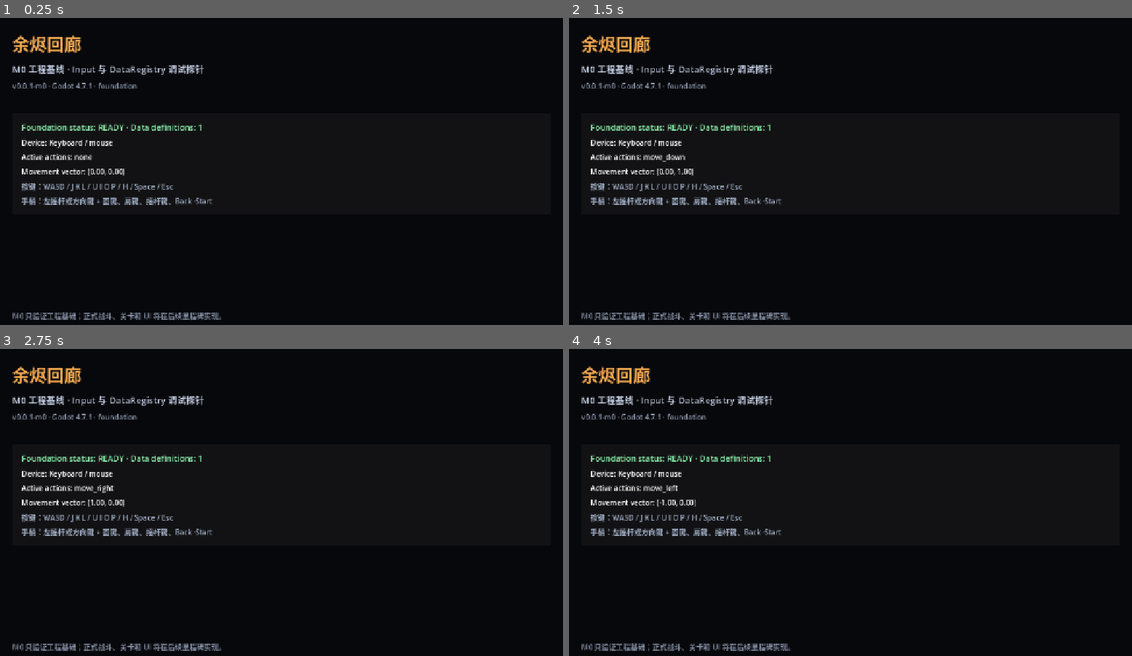
Above: before the commit, frames 1-4 (two rows, left to right).
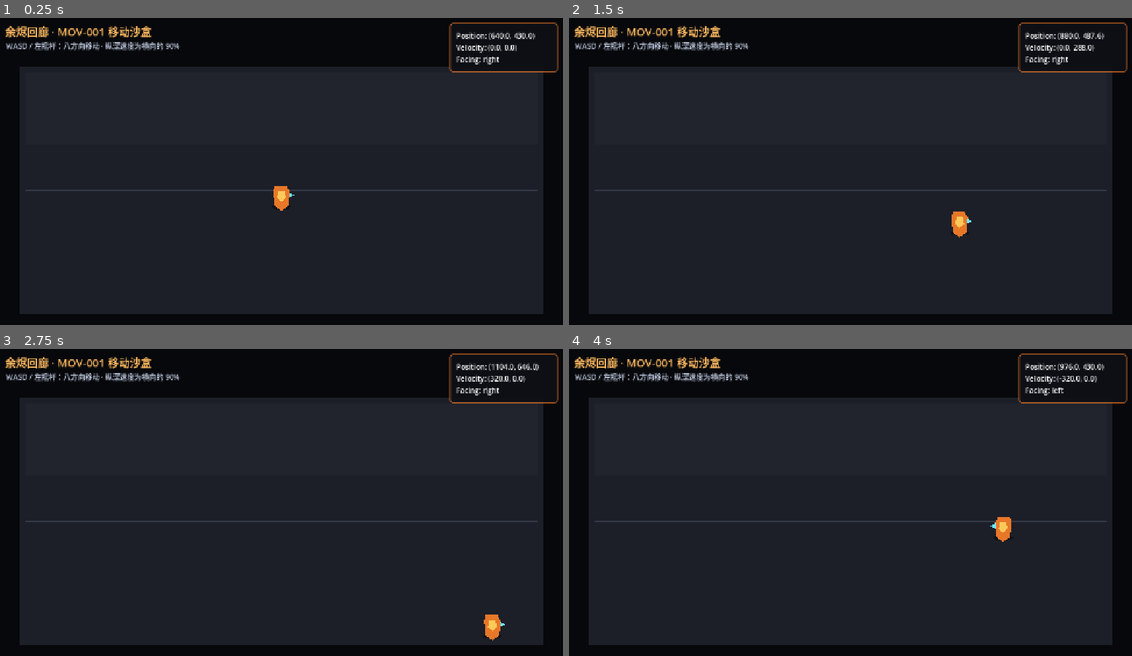
Above: after the commit, the same moments.

Repository: Enma-Aix/ember-corridor
Game: Godot game, scene res://scenes/tests/movement_sandbox.tscn
Two runs of this game, one before a commit and one after it. Both use one fixed random seed, a clock stepped at 60 frames per second and the inputs below. Before the commit the project starts from res://scenes/boot/boot.tscn.
Inputs (mouse positions are in pixels of both pictures, inside the frame that each line leads up to):
- Up to frame 1 (0.25 s): no input
- Up to frame 2 (1.5 s): tap Enter at 0.5 s; move the mouse to (979, 159) at 0.52 s; hold D (move_right) 0.53-1.28 s; tap J (attack) at 0.6 s; click (979, 159) at 0.67 s; tap K (jump) at 0.77 s; move the mouse to (732, 192) at 1.27 s; hold S (move_down) from 1.28 s (still down); tap L (dodge) at 1.35 s; click (732, 192) at 1.42 s
- Up to frame 3 (2.75 s): tap K (jump) at 1.52 s; move the mouse to (337, 434) at 2.02 s; release S (move_down) at 2.03 s; hold D (move_right) from 2.03 s (still down); tap Space (interact) at 2.1 s; click (337, 434) at 2.17 s
- Up to frame 4 (4 s): move the mouse to (822, 573) at 2.77 s; release D (move_right) at 2.78 s; hold W (move_up) 2.78-3.53 s; tap H (ultimate) at 2.85 s; click (822, 573) at 2.92 s; tap K (jump) at 3.02, 3.77 s; move the mouse to (1025, 554) at 3.52 s; hold A (move_left) from 3.53 s (still down); tap J (attack) at 3.6 s; click (1025, 554) at 3.67 s

The runs differ from the first frame. In frame 1, 57% of the frame differs, in the area x 0-100%, y 1-99%; in frame 2, 57%; in frame 3, 57%; in frame 4, 57%.

Commit message:
feat(MOV-001): add ground movement and facing

Diff:
--- a/project.godot
+++ b/project.godot
@@ -5,7 +5,7 @@
 [application]
 
 config/name="Ember Corridor"
-run/main_scene="res://scenes/boot/boot.tscn"
+run/main_scene="res://scenes/tests/movement_sandbox.tscn"
 config/features=PackedStringArray("4.7", "GL Compatibility")
 
 [autoload]
--- /dev/null
+++ b/scenes/actors/player.tscn
@@ -0,0 +1,38 @@
+[gd_scene load_steps=3 format=3]
+
+[ext_resource type="Script" path="res://scripts/actors/ground_movement_controller.gd" id="1_movement"]
+
+[sub_resource type="RectangleShape2D" id="RectangleShape2D_ground"]
+size = Vector2(32, 18)
+
+[node name="PlayerRoot" type="CharacterBody2D"]
+collision_layer = 2
+collision_mask = 1
+motion_mode = 1
+script = ExtResource("1_movement")
+
+[node name="GroundCollider" type="CollisionShape2D" parent="."]
+position = Vector2(0, -9)
+shape = SubResource("RectangleShape2D_ground")
+
+[node name="Shadow" type="Polygon2D" parent="."]
+position = Vector2(0, -2)
+polygon = PackedVector2Array(-22, 0, -15, -5, 15, -5, 22, 0, 15, 5, -15, 5)
+color = Color(0.02, 0.025, 0.035, 0.55)
+
+[node name="VisualRoot" type="Node2D" parent="."]
+unique_name_in_owner = true
+position = Vector2(0, -18)
+
+[node name="Body" type="Polygon2D" parent="VisualRoot"]
+polygon = PackedVector2Array(-15, -30, 11, -30, 18, -18, 15, 15, 0, 25, -15, 15, -18, -18)
+color = Color(0.91, 0.47, 0.16, 1)
+
+[node name="Core" type="Polygon2D" parent="VisualRoot"]
+polygon = PackedVector2Array(-7, -19, 7, -19, 10, -4, 0, 5, -10, -4)
+color = Color(1, 0.79, 0.35, 1)
+
+[node name="FacingMarker" type="Polygon2D" parent="VisualRoot"]
+position = Vector2(19, -10)
+polygon = PackedVector2Array(-2, -6, 10, 0, -2, 6)
+color = Color(0.45, 0.9, 1, 1)
--- /dev/null
+++ b/scenes/tests/movement_sandbox.tscn
@@ -0,0 +1,113 @@
+[gd_scene load_steps=7 format=3]
+
+[ext_resource type="Script" path="res://scripts/actors/movement_sandbox.gd" id="1_sandbox"]
+[ext_resource type="PackedScene" path="res://scenes/actors/player.tscn" id="2_player"]
+
+[sub_resource type="RectangleShape2D" id="RectangleShape2D_horizontal"]
+size = Vector2(1152, 24)
+
+[sub_resource type="RectangleShape2D" id="RectangleShape2D_vertical"]
+size = Vector2(24, 544)
+
+[sub_resource type="StyleBoxFlat" id="StyleBoxFlat_panel"]
+bg_color = Color(0.055, 0.063, 0.085, 0.92)
+border_width_left = 2
+border_width_top = 2
+border_width_right = 2
+border_width_bottom = 2
+border_color = Color(0.91, 0.47, 0.16, 0.8)
+corner_radius_top_left = 6
+corner_radius_top_right = 6
+corner_radius_bottom_right = 6
+corner_radius_bottom_left = 6
+
+[sub_resource type="LabelSettings" id="LabelSettings_title"]
+font_size = 24
+font_color = Color(0.98, 0.72, 0.37, 1)
+
+[node name="MovementSandbox" type="Node2D"]
+script = ExtResource("1_sandbox")
+
+[node name="Background" type="ColorRect" parent="."]
+offset_right = 1280.0
+offset_bottom = 720.0
+mouse_filter = 2
+color = Color(0.027, 0.031, 0.043, 1)
+
+[node name="Arena" type="Polygon2D" parent="."]
+polygon = PackedVector2Array(64, 120, 1216, 120, 1216, 664, 64, 664)
+color = Color(0.11, 0.125, 0.16, 1)
+
+[node name="DepthBandBack" type="Polygon2D" parent="."]
+polygon = PackedVector2Array(76, 132, 1204, 132, 1204, 292, 76, 292)
+color = Color(0.13, 0.145, 0.18, 1)
+
+[node name="CenterGuide" type="Line2D" parent="."]
+points = PackedVector2Array(76, 392, 1204, 392)
+width = 2.0
+default_color = Color(0.28, 0.31, 0.37, 0.55)
+
+[node name="WorldWalls" type="StaticBody2D" parent="."]
+collision_layer = 1
+collision_mask = 0
+
+[node name="Top" type="CollisionShape2D" parent="WorldWalls"]
+position = Vector2(640, 120)
+shape = SubResource("RectangleShape2D_horizontal")
+
+[node name="Bottom" type="CollisionShape2D" parent="WorldWalls"]
+position = Vector2(640, 664)
+shape = SubResource("RectangleShape2D_horizontal")
+
+[node name="Left" type="CollisionShape2D" parent="WorldWalls"]
+position = Vector2(64, 392)
+shape = SubResource("RectangleShape2D_vertical")
+
+[node name="Right" type="CollisionShape2D" parent="WorldWalls"]
+position = Vector2(1216, 392)
+shape = SubResource("RectangleShape2D_vertical")
+
+[node name="Actors" type="Node2D" parent="."]
+y_sort_enabled = true
+
+[node name="PlayerRoot" parent="Actors" instance=ExtResource("2_player")]
+unique_name_in_owner = true
+position = Vector2(640, 430)
+
+[node name="Hud" type="CanvasLayer" parent="."]
+
+[node name="Title" type="Label" parent="Hud"]
+offset_left = 32.0
+offset_top = 24.0
+offset_right = 420.0
+offset_bottom = 60.0
+text = "余烬回廊 · MOV-001 移动沙盒"
+label_settings = SubResource("LabelSettings_title")
+
+[node name="Instruction" type="Label" parent="Hud"]
+offset_left = 34.0
+offset_top = 62.0
+offset_right = 660.0
+offset_bottom = 92.0
+theme_override_colors/font_color = Color(0.7, 0.74, 0.82, 1)
+text = "WASD / 左摇杆：八方向移动 · 纵深速度为横向的 90%"
+
+[node name="DebugPanel" type="PanelContainer" parent="Hud"]
+unique_name_in_owner = true
+offset_left = 1010.0
+offset_top = 24.0
+offset_right = 1248.0
+offset_bottom = 132.0
+theme_override_styles/panel = SubResource("StyleBoxFlat_panel")
+
+[node name="Margin" type="MarginContainer" parent="Hud/DebugPanel"]
+layout_mode = 2
+theme_override_constants/margin_left = 12
+theme_override_constants/margin_top = 10
+theme_override_constants/margin_right = 12
+theme_override_constants/margin_bottom = 10
+
+[node name="MovementLabel" type="Label" parent="Hud/DebugPanel/Margin"]
+unique_name_in_owner = true
+layout_mode = 2
+text = "Position\nVelocity\nFacing"
--- /dev/null
+++ b/scripts/actors/ground_movement_controller.gd
@@ -0,0 +1,62 @@
+class_name PlayerGroundMovementController
+extends CharacterBody2D
+
+signal facing_changed(facing_sign: int)
+
+const GroundMovementModelScript := preload(
+	"res://scripts/actors/ground_movement_model.gd"
+)
+
+@export_range(1.0, 1000.0, 1.0) var horizontal_speed := 320.0
+@export_range(0.1, 1.0, 0.01) var depth_speed_ratio := 0.9
+
+@onready var visual_root: Node2D = %VisualRoot
+
+var _movement_model: GroundMovementModel = GroundMovementModelScript.new()
+var _base_visual_scale_x := 1.0
+var _displayed_facing := GroundMovementModel.FACING_RIGHT
+
+
+func _ready() -> void:
+	motion_mode = CharacterBody2D.MOTION_MODE_FLOATING
+	var configuration_errors := _movement_model.configure(
+		horizontal_speed,
+		depth_speed_ratio
+	)
+	if not configuration_errors.is_empty():
+		for message: String in configuration_errors:
+			App.report_error(&"MOV-001", message, true)
+		set_physics_process(false)
+		return
+	_base_visual_scale_x = absf(visual_root.scale.x)
+	_apply_facing()
+
+
+func _physics_process(_delta: float) -> void:
+	var input_vector := Input.get_vector(
+		&"move_left",
+		&"move_right",
+		&"move_up",
+		&"move_down"
+	)
+	velocity = _movement_model.velocity_for_input(input_vector)
+	_movement_model.update_facing(input_vector.x)
+	_apply_facing()
+	move_and_slide()
+
+
+func facing_sign() -> int:
+	return _movement_model.facing_sign
+
+
+func movement_velocity_for_input(input_vector: Vector2) -> Vector2:
+	return _movement_model.velocity_for_input(input_vector)
+
+
+func _apply_facing() -> void:
+	var target_scale_x := _base_visual_scale_x * float(_movement_model.facing_sign)
+	if is_equal_approx(visual_root.scale.x, target_scale_x):
+		return
+	visual_root.scale.x = target_scale_x
+	_displayed_facing = _movement_model.facing_sign
+	facing_changed.emit(_displayed_facing)
--- /dev/null
+++ b/scripts/actors/ground_movement_model.gd
@@ -0,0 +1,38 @@
+class_name GroundMovementModel
+extends RefCounted
+
+const FACING_LEFT := -1
+const FACING_RIGHT := 1
+const FACING_INPUT_THRESHOLD := 0.01
+
+var horizontal_speed := 320.0
+var depth_speed_ratio := 0.9
+var facing_sign := FACING_RIGHT
+
+
+func configure(new_horizontal_speed: float, new_depth_speed_ratio: float) -> PackedStringArray:
+	var errors := PackedStringArray()
+	if new_horizontal_speed <= 0.0:
+		errors.append("horizontal_speed must be greater than zero")
+	if new_depth_speed_ratio <= 0.0 or new_depth_speed_ratio > 1.0:
+		errors.append("depth_speed_ratio must be greater than zero and at most one")
+	if errors.is_empty():
+		horizontal_speed = new_horizontal_speed
+		depth_speed_ratio = new_depth_speed_ratio
+	return errors
+
+
+func velocity_for_input(raw_input: Vector2) -> Vector2:
+	var direction := raw_input.limit_length(1.0)
+	return Vector2(
+		direction.x * horizontal_speed,
+		direction.y * horizontal_speed * depth_speed_ratio
+	)
+
+
+func update_facing(horizontal_input: float) -> int:
+	if horizontal_input < -FACING_INPUT_THRESHOLD:
+		facing_sign = FACING_LEFT
+	elif horizontal_input > FACING_INPUT_THRESHOLD:
+		facing_sign = FACING_RIGHT
+	return facing_sign
--- /dev/null
+++ b/scripts/actors/movement_sandbox.gd
@@ -0,0 +1,26 @@
+extends Node2D
+
+@onready var player: PlayerGroundMovementController = %PlayerRoot
+@onready var debug_panel: PanelContainer = %DebugPanel
+@onready var movement_label: Label = %MovementLabel
+
+
+func _ready() -> void:
+	debug_panel.visible = OS.is_debug_build()
+	GameLog.info(&"MovementSandbox", "MOV-001 sandbox ready")
+
+
+func _process(_delta: float) -> void:
+	if not debug_panel.visible:
+		return
+	var facing_label := "right" if player.facing_sign() > 0 else "left"
+	movement_label.text = (
+		"Position: (%.1f, %.1f)\nVelocity: (%.1f, %.1f)\nFacing: %s"
+		% [
+			player.global_position.x,
+			player.global_position.y,
+			player.velocity.x,
+			player.velocity.y,
+			facing_label,
+		]
+	)
--- a/tests/test_runner.gd
+++ b/tests/test_runner.gd
@@ -3,6 +3,9 @@
 const BaseDefinitionScript := preload("res://scripts/data/base_definition.gd")
 const DataRegistryScript := preload("res://scripts/core/data_registry.gd")
 const SettingsServiceScript := preload("res://scripts/core/settings_service.gd")
+const GroundMovementModelScript := preload(
+	"res://scripts/actors/ground_movement_model.gd"
+)
 
 var _case_results: Array[Dictionary] = []
 
@@ -15,6 +18,10 @@
 	_record_case("version is pinned to Godot 4.7.1", _test_version_pin())
 	_record_case("required input actions have keyboard and gamepad events", _test_input_actions())
 	_record_case("input device switching reacts to keyboard, mouse, and gamepad events", _test_input_device_switching())
+	_record_case("ground movement uses horizontal and depth speeds", _test_ground_movement_speeds())
+	_record_case("ground movement normalizes boundary input", _test_ground_movement_boundaries())
+	_record_case("ground movement rejects invalid configuration", _test_ground_movement_invalid_configuration())
+	_record_case("ground movement facing ignores vertical input and stick jitter", _test_ground_movement_facing())
 	_record_case("collision layers match architecture", _test_collision_layers())
 	_record_case("valid Resource is indexed and returned", _test_valid_definition())
 	_record_case("duplicate definition ID blocks indexing", _test_duplicate_definition())
@@ -35,7 +42,7 @@
 				print("  - %s" % message)
 	_write_reports(failure_count)
 	print(
-		"M0 TEST SUMMARY: %d passed, %d failed"
+		"PROJECT TEST SUMMARY: %d passed, %d failed"
 		% [_case_results.size() - failure_count, failure_count]
 	)
 	quit(0 if failure_count == 0 else 1)
@@ -137,6 +144,73 @@
 		errors.append("keyboard/mouse label did not match the active device")
 
 	settings.free()
+	return errors
+
+
+func _test_ground_movement_speeds() -> PackedStringArray:
+	var errors := PackedStringArray()
+	var movement: GroundMovementModel = GroundMovementModelScript.new()
+	errors.append_array(movement.configure(320.0, 0.9))
+	var horizontal := movement.velocity_for_input(Vector2.RIGHT)
+	var depth := movement.velocity_for_input(Vector2.DOWN)
+	var stopped := movement.velocity_for_input(Vector2.ZERO)
+	if not is_equal_approx(horizontal.x, 320.0) or not is_zero_approx(horizontal.y):
+		errors.append("horizontal movement did not use 320 px/s")
+	if not is_zero_approx(depth.x) or not is_equal_approx(depth.y, 288.0):
+		errors.append("depth movement did not use the 0.9 speed ratio")
+	if not stopped.is_zero_approx():
+		errors.append("zero input produced movement")
+	return errors
+
+
+func _test_ground_movement_boundaries() -> PackedStringArray:
+	var errors := PackedStringArray()
+	var movement: GroundMovementModel = GroundMovementModelScript.new()
+	var diagonal := movement.velocity_for_input(Vector2(1.0, 1.0))
+	var expected_x := 320.0 / sqrt(2.0)
+	var expected_y := 288.0 / sqrt(2.0)
+	if not is_equal_approx(diagonal.x, expected_x):
+		errors.append("diagonal horizontal component was not normalized")
+	if not is_equal_approx(diagonal.y, expected_y):
+		errors.append("diagonal depth component was not normalized")
+	var saturated := movement.velocity_for_input(Vector2(4.0, 0.0))
+	if not is_equal_approx(saturated.x, 320.0):
+		errors.append("out-of-range input was not clamped to unit length")
+	return errors
+
+
+func _test_ground_movement_invalid_configuration() -> PackedStringArray:
+	var errors := PackedStringArray()
+	var movement: GroundMovementModel = GroundMovementModelScript.new()
+	var invalid_speed := movement.configure(0.0, 0.9)
+	if invalid_speed.is_empty():
+		errors.append("zero horizontal speed was accepted")
+	var invalid_low_ratio := movement.configure(320.0, 0.0)
+	if invalid_low_ratio.is_empty():
+		errors.append("zero depth speed ratio was accepted")
+	var invalid_high_ratio := movement.configure(320.0, 1.1)
+	if invalid_high_ratio.is_empty():
+		errors.append("depth speed ratio above one was accepted")
+	if not is_equal_approx(movement.horizontal_speed, 320.0):
+		errors.append("invalid configuration changed horizontal speed")
+	if not is_equal_approx(movement.depth_speed_ratio, 0.9):
+		errors.append("invalid configuration changed depth speed ratio")
+	return errors
+
+
+func _test_ground_movement_facing() -> PackedStringArray:
+	var errors := PackedStringArray()
+	var movement: GroundMovementModel = GroundMovementModelScript.new()
+	if movement.update_facing(0.0) != GroundMovementModel.FACING_RIGHT:
+		errors.append("zero horizontal input changed the initial facing")
+	if movement.update_facing(-1.0) != GroundMovementModel.FACING_LEFT:
+		errors.append("left input did not face left")
+	if movement.update_facing(0.0) != GroundMovementModel.FACING_LEFT:
+		errors.append("vertical-only input did not preserve left facing")
+	if movement.update_facing(0.005) != GroundMovementModel.FACING_LEFT:
+		errors.append("sub-threshold stick jitter changed facing")
+	if movement.update_facing(1.0) != GroundMovementModel.FACING_RIGHT:
+		errors.append("right input did not face right")
 	return errors
 
 
@@ -275,7 +349,7 @@
 	var lines := PackedStringArray()
 	lines.append('<?xml version="1.0" encoding="UTF-8"?>')
 	lines.append(
-		'<testsuite name="m0-foundation" tests="%d" failures="%d">'
+		'<testsuite name="ember-corridor-regression" tests="%d" failures="%d">'
 		% [_case_results.size(), failure_count]
 	)
 	for result: Dictionary in _case_results:
@@ -311,7 +385,7 @@
 			}
 		)
 	var report_data := {
-		"suite": "m0-foundation",
+		"suite": "ember-corridor-regression",
 		"tests": _case_results.size(),
 		"failures": failure_count,
 		"cases": cases,
Not shown, changed: export_presets.cfg
Not shown, changed: .github/workflows/m0-ci.yml
Not shown, changed: DEVELOPMENT.md
Not shown, changed: README.md
Not shown, added: docs/M1-MOV-001-TEST-PLAN.md
Not shown, changed: tools/validate_project.py
